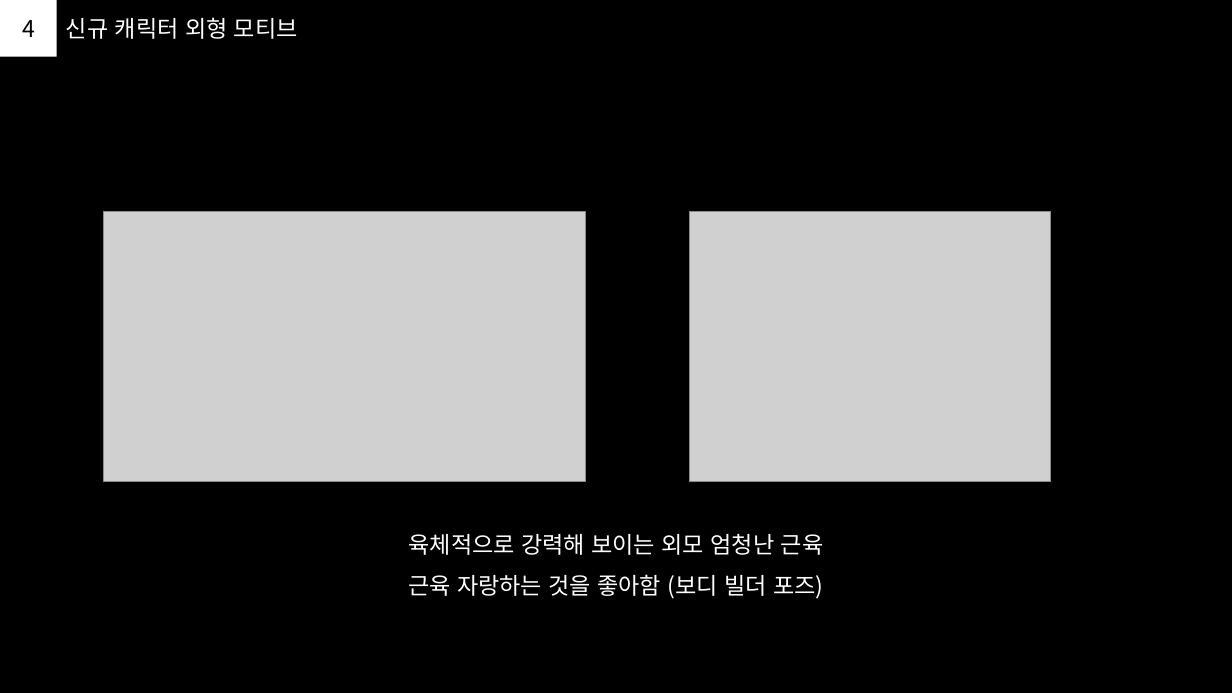
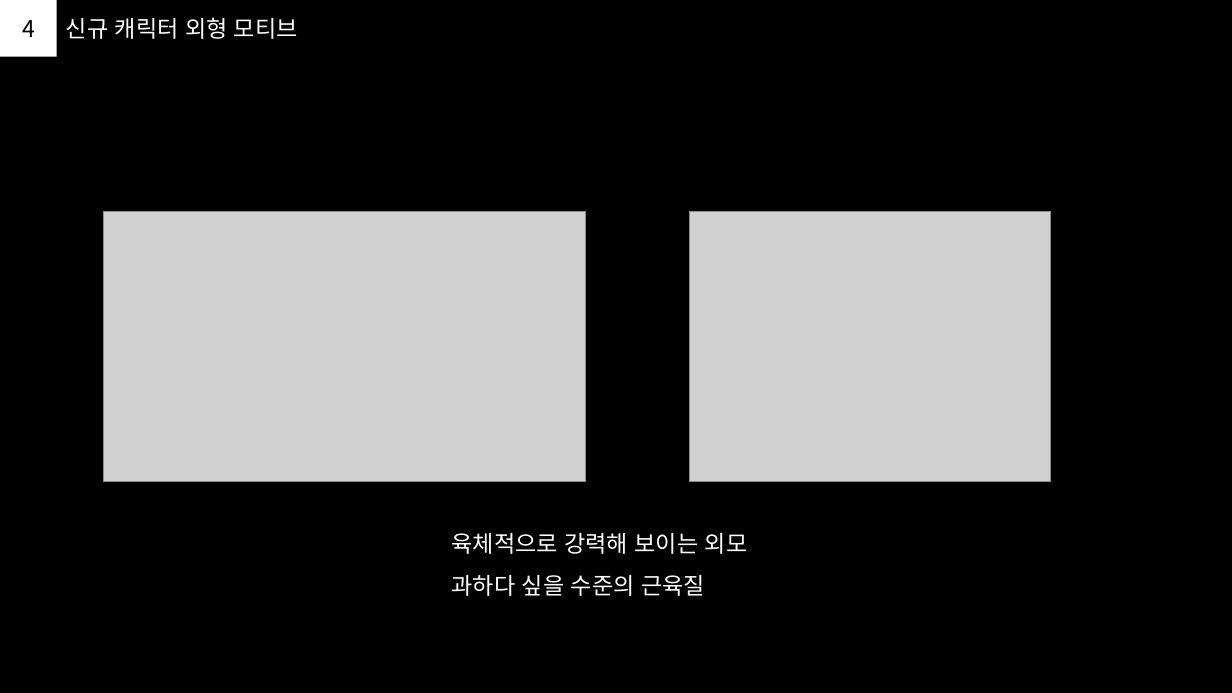
Before and after one commit to PhenomJ/GameDesign, a slide deck: slide 5 of 가디언 테일즈/1. PPT/신규_캐릭터_기획.pptx. Drawn at 1232x693 pixels with LibreOffice and Linux fonts; fonts in the diff are those of the drawing; grey boxes stand for pictures. Boxes give left, top, right and bottom in pixels: in the first picture for what was removed or moved away, otherwise in the second. Text is boxed around its words. In the diff, an @@ line names an element or a change of style, - is before the commit and + after.

```diff
--- a/가디언 테일즈/1. PPT/신규_캐릭터_기획.pptx
+++ b/가디언 테일즈/1. PPT/신규_캐릭터_기획.pptx
@@ text at <box>452,533,748,596</box>: text changed @@
-육체적으로 강력해 보이는 외모 엄청난 근육
-근육 자랑하는 것을 좋아함 (보디 빌더 포즈)
+육체적으로 강력해 보이는 외모
+과하다 싶을 수준의 근육질
```
Also in this commit, not shown: 3 other slides changed, 2 other files.
